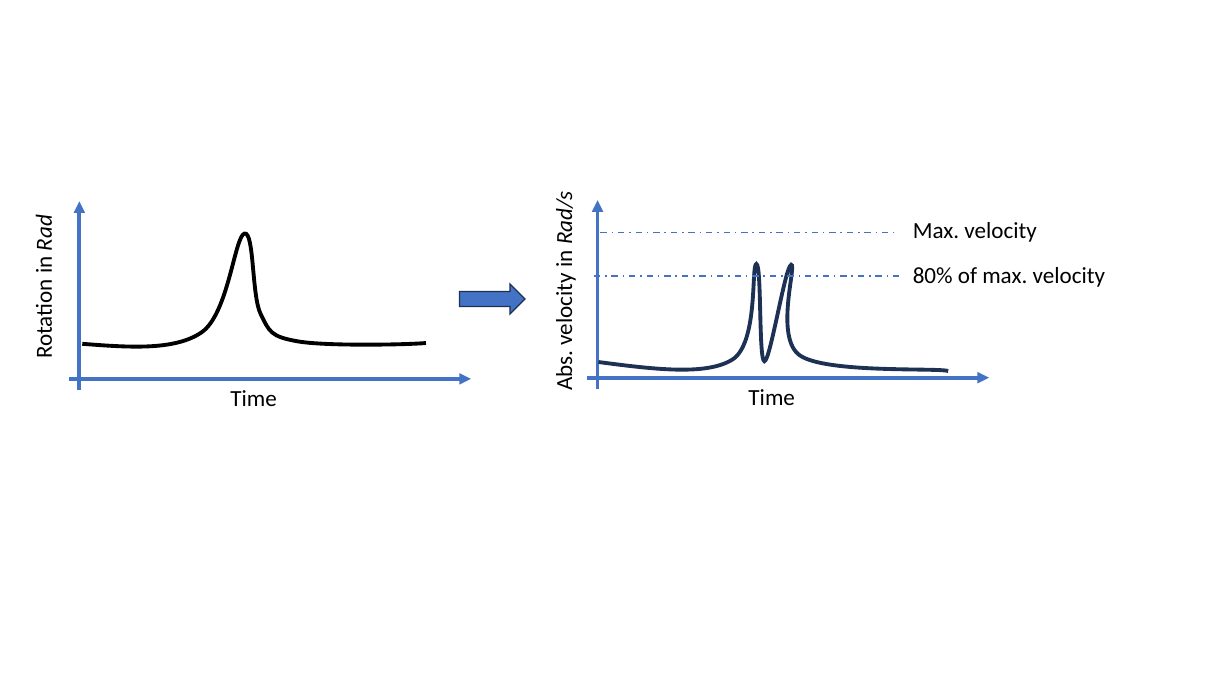
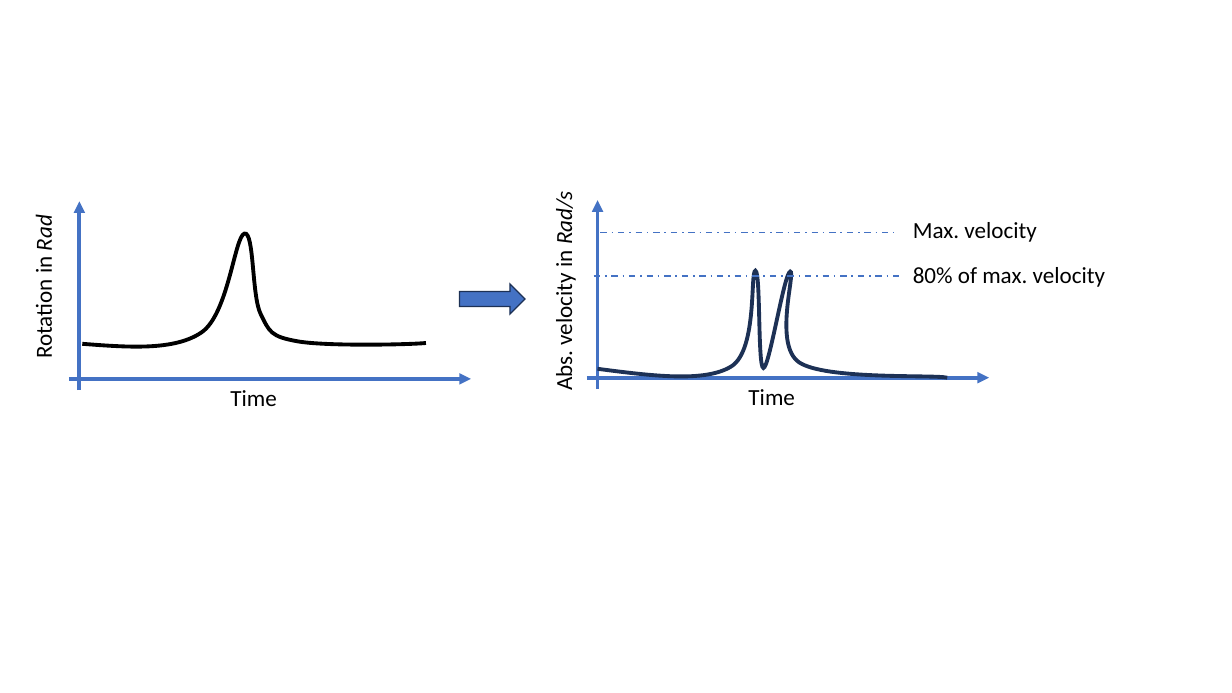
Before and after one commit to JanNalivaika/MASTERS-THESIS, a slide deck: slide 12 of Latex/figures/images.pptx. Drawn at 1232x693 pixels with LibreOffice and Linux fonts; fonts in the diff are those of the drawing. Boxes give left, top, right and bottom in pixels: in the first picture for what was removed or moved away, otherwise in the second. Text is boxed around its words. In the diff, an @@ line names an element or a change of style, - is before the commit and + after.

```diff
--- a/Latex/figures/images.pptx
+++ b/Latex/figures/images.pptx
@@ freeform shape: place and size @@
-freeform shape at (599,264,949,372)
+freeform shape at (598,271,948,378)
```
Also in this commit, not shown: 3 slides added, 17 other files.
